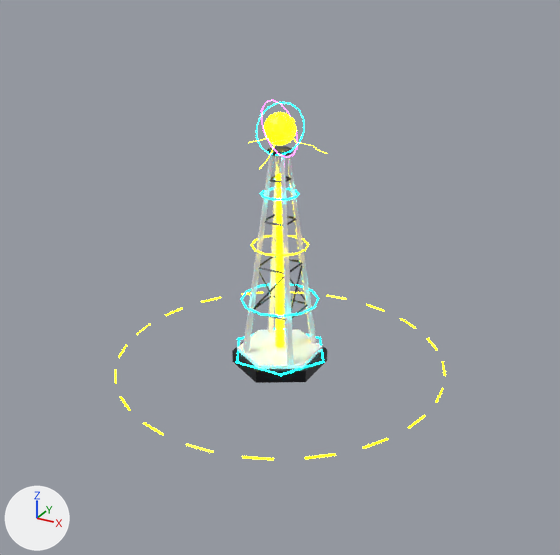
A saved change to the FBX model Assets/CyberpunkRTS/Models/Buildings/PowerPylon.fbx.
Camera for both pictures: a 50 mm camera at (2.63, -4.78, 3.12) aimed at (0.1, -0.18, 0.82). The lights are fixed; the arrows at lower left show +X, +Y and +Z. The first picture is the older version. Where no turn or scale is listed for an object, it has been applied to the vertices.

Names of what the first picture shows: 'Pylon_Base', 'Pylon_BaseTop', 'Pylon_BuildRadius', 'Pylon_Core', 'Pylon_Orb', 'Pylon_Strut0', 'Pylon_Strut1', 'Pylon_Strut2', 'Pylon_Strut3' and 11 more.
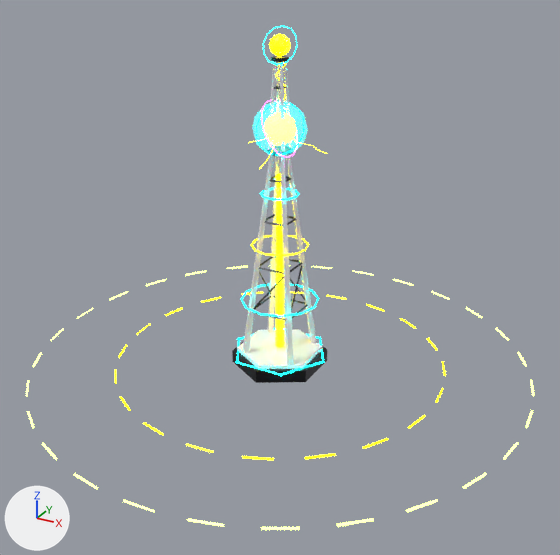
Edits to the bpy script that builds the scene:
```text
Add me_pylmk2_strut2:
    me_pylmk2_strut2.from_pydata([(-0.016, 0.0, -0.306), (0.016, 0.028, 0.304), (0.0, -0.016, -0.306), (0.028, 0.016, 0.304), (-0.016, -0.032, -0.304), (0.016, 0.004, 0.306), (-0.032, -0.016, -0.304), (0.004, 0.016, 0.306)], [], [(0, 1, 3, 2), (2, 3, 5, 4), (3, 1, 7, 5), (4, 5, 7, 6), (6, 7, 1, 0), (0, 2, 4, 6)])
    me_pylmk2_strut2.materials.append(mat_skitter_white)  # white #f6f6f8
Add me_pylmk2_strut0:
    me_pylmk2_strut0.from_pydata([(0.016, 0.032, -0.304), (-0.016, -0.004, 0.306), (0.032, 0.016, -0.304), (-0.004, -0.016, 0.306), (0.016, 0.0, -0.306), (-0.016, -0.028, 0.304), (0.0, 0.016, -0.306), (-0.028, -0.016, 0.304)], [], [(0, 1, 3, 2), (2, 3, 5, 4), (3, 1, 7, 5), (4, 5, 7, 6), (6, 7, 1, 0), (0, 2, 4, 6)])
    me_pylmk2_strut0.materials.append(mat_skitter_white)  # white #f6f6f8
Add me_pylmk2_strut1:
    me_pylmk2_strut1.from_pydata([(-0.016, 0.032, -0.304), (0.016, -0.004, 0.306), (0.0, 0.016, -0.306), (0.028, -0.016, 0.304), (-0.016, 0.0, -0.306), (0.016, -0.028, 0.304), (-0.032, 0.016, -0.304), (0.004, -0.016, 0.306)], [], [(0, 1, 3, 2), (2, 3, 5, 4), (3, 1, 7, 5), (4, 5, 7, 6), (6, 7, 1, 0), (0, 2, 4, 6)])
    me_pylmk2_strut1.materials.append(mat_skitter_white)  # white #f6f6f8
Add me_pylmk2_strut3:
    me_pylmk2_strut3.from_pydata([(0.016, 0.0, -0.306), (-0.016, 0.028, 0.304), (0.032, -0.016, -0.304), (-0.004, 0.016, 0.306), (0.016, -0.032, -0.304), (-0.016, 0.004, 0.306), (0.0, -0.016, -0.306), (-0.028, 0.016, 0.304)], [], [(0, 1, 3, 2), (2, 3, 5, 4), (3, 1, 7, 5), (4, 5, 7, 6), (6, 7, 1, 0), (0, 2, 4, 6)])
    me_pylmk2_strut3.materials.append(mat_skitter_white)  # white #f6f6f8
Add ob_pylmk2_strut2:
    ob_pylmk2_strut2 = bpy.data.objects.new('PylMk2_Strut2', me_pylmk2_strut2)
    ob_pylmk2_strut2.location = (-0.041, -0.041, 2.045)
Add ob_pylmk2_buildradius:
    ob_pylmk2_buildradius = bpy.data.objects.new('PylMk2_BuildRadius', me_pylmk2_buildradius)  # 224 vertices, 168 faces; spans x -1.96..1.96, y -1.96..1.96, z -0.01..0.01; in mat_env_neonlime (green #c4ff59, glowing green #c4ff59)
    ob_pylmk2_buildradius.location = (0.0, 0.0, 0.014)
Add ob_pylmk2_toporb:
    ob_pylmk2_toporb = bpy.data.objects.new('PylMk2_TopOrb', me_pylmk2_toporb)  # an icosphere of 80 faces spanning x -0.071..0.071, y -0.075..0.075, z -0.075..0.075; in mat_skitter_neonyellow (yellow #ffed00, glowing yellow #ffed00)
    ob_pylmk2_toporb.location = (0.0, 0.0, 2.45)
Add ob_pylmk2_toporbring:
    ob_pylmk2_toporbring = bpy.data.objects.new('PylMk2_TopOrbRing', me_pylmk2_toporbring)  # 96 vertices, 72 faces; spans x -0.134..0.134, y -0.049..0.049, z -0.126..0.126; in mat_skitter_neoncyan (cyan #00fff3, glowing cyan #00fff3)
    ob_pylmk2_toporbring.location = (0.0, 0.0, 2.45)
Add ob_pylmk2_strut0:
    ob_pylmk2_strut0 = bpy.data.objects.new('PylMk2_Strut0', me_pylmk2_strut0)
    ob_pylmk2_strut0.location = (0.041, 0.041, 2.045)
Add ob_pylmk2_topplate:
    ob_pylmk2_topplate = bpy.data.objects.new('PylMk2_TopPlate', me_pylmk2_topplate)  # a 6-sided cylinder along z spanning x -0.052..0.052, y -0.06..0.06, z -0.0125..0.0125; in mat_skitter_graphite (black #27272c)
    ob_pylmk2_topplate.location = (0.0, 0.0, 2.36)
Add ob_pylmk2_strut1:
    ob_pylmk2_strut1 = bpy.data.objects.new('PylMk2_Strut1', me_pylmk2_strut1)
    ob_pylmk2_strut1.location = (-0.041, 0.041, 2.045)
Add ob_pylmk2_orbshell:
    ob_pylmk2_orbshell = bpy.data.objects.new('PylMk2_OrbShell', me_pylmk2_orbshell)  # an icosphere of 80 faces spanning x -0.19..0.19, y -0.2..0.2, z -0.2..0.2; in mat_shield_hologram (cyan #00f3ff, glowing cyan #00f3ff)
    ob_pylmk2_orbshell.location = (0.0, 0.0, 1.88)
Add ob_pylmk2_strut3:
    ob_pylmk2_strut3 = bpy.data.objects.new('PylMk2_Strut3', me_pylmk2_strut3)
    ob_pylmk2_strut3.location = (0.041, -0.041, 2.045)
```

Boxes (x1, y1, x2, y2) around the edits, measured in the pictures (560 x 555 px):
'PylMk2_OrbShell', added: after (252, 100, 308, 156)
'PylMk2_BuildRadius', added: after (26, 265, 534, 530)
'PylMk2_TopOrb', added: after (269, 34, 291, 57)
'PylMk2_Strut3', added: after (280, 62, 284, 105)
'PylMk2_Strut2', added (mostly hidden): after (270, 61, 276, 104)
'PylMk2_TopOrbRing', added: after (263, 25, 297, 65)
'PylMk2_Strut0', added (mostly hidden): after (284, 63, 289, 103)
'PylMk2_TopPlate', added: after (271, 56, 289, 62)
